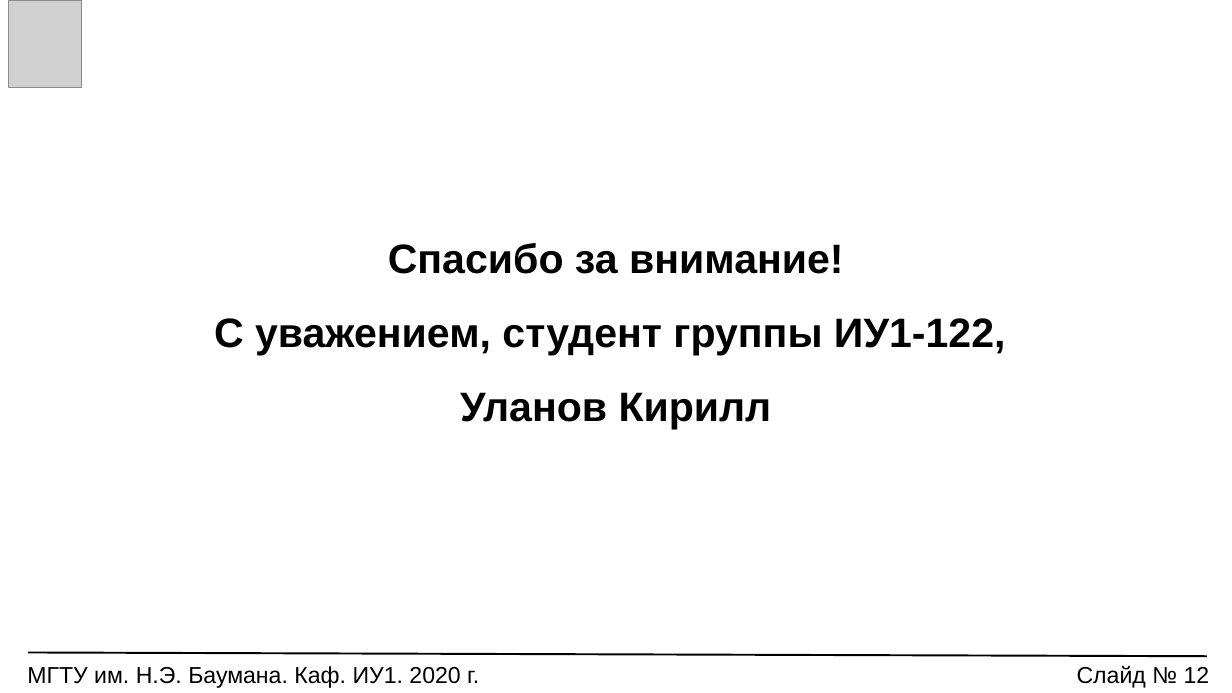
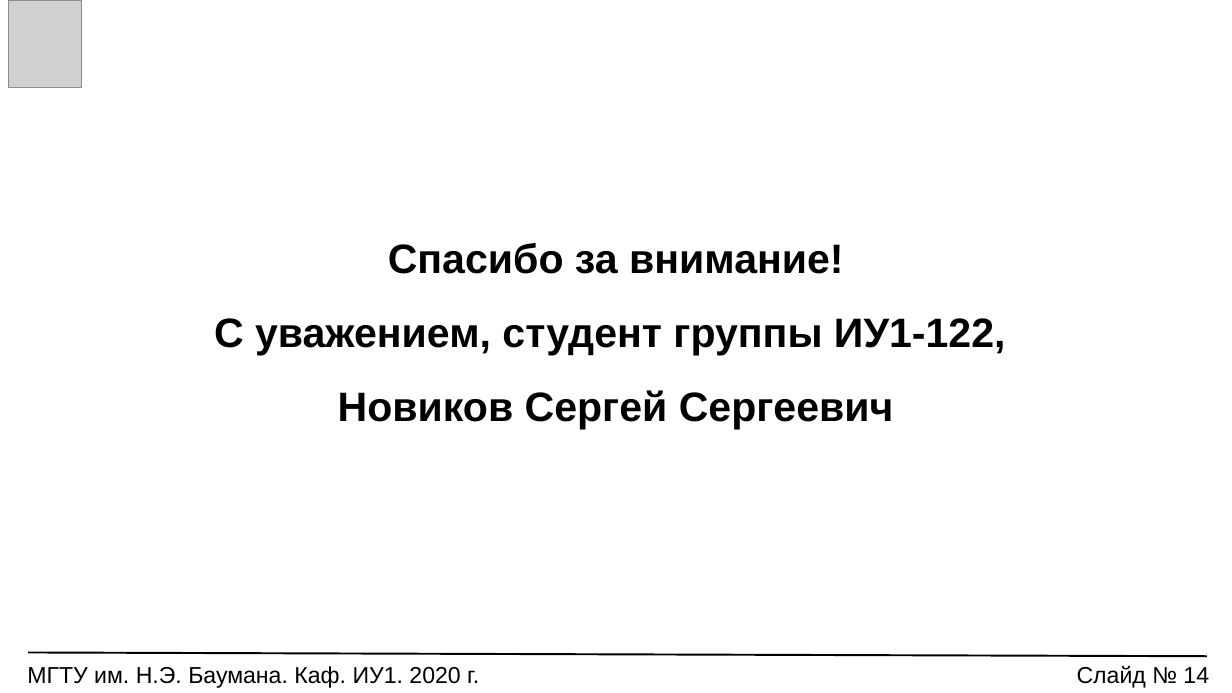
Before and after one commit to Markus85666/Graduation-Qualification-Work, a slide deck: slide 14 of РЕЧЬ_ПРЕЗЕНТАЦИЯ/VKR_Prezentatsia.pptx (slide 13 before the commit). Drawn at 1232x693 pixels with LibreOffice and Linux fonts; fonts in the diff are those of the drawing; grey boxes stand for pictures. Boxes give left, top, right and bottom in pixels: in the first picture for what was removed or moved away, otherwise in the second. Text is boxed around its words. In the diff, an @@ line names an element or a change of style, - is before the commit and + after.

```diff
--- a/РЕЧЬ_ПРЕЗЕНТАЦИЯ/VKR_Prezentatsia.pptx
+++ b/РЕЧЬ_ПРЕЗЕНТАЦИЯ/VKR_Prezentatsia.pptx
@@ text at (338, 390, 894, 429): text changed @@
-Уланов Кирилл
+Новиков Сергей Сергеевич
@@ text at (1077, 666, 1209, 688): text changed @@
-Слайд № 12
+Слайд № 14
```
Also in this commit, not shown: 7 other slides changed, 1 slide added, 1 slide removed, 8 other files.
